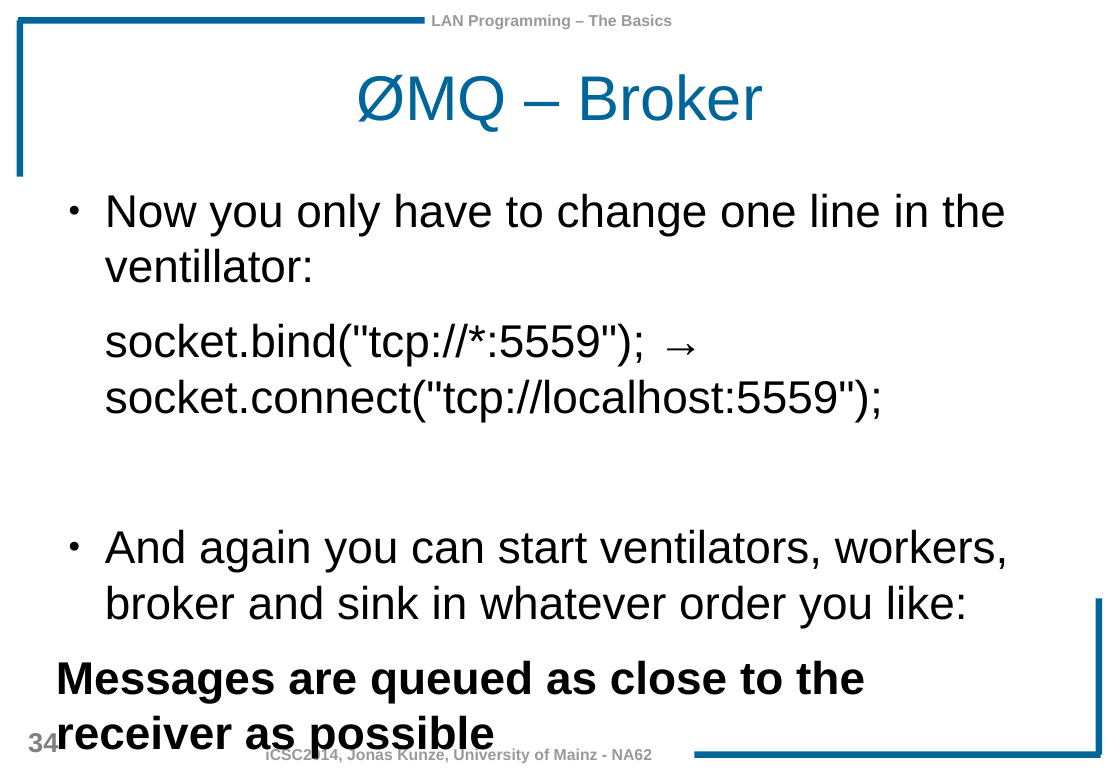
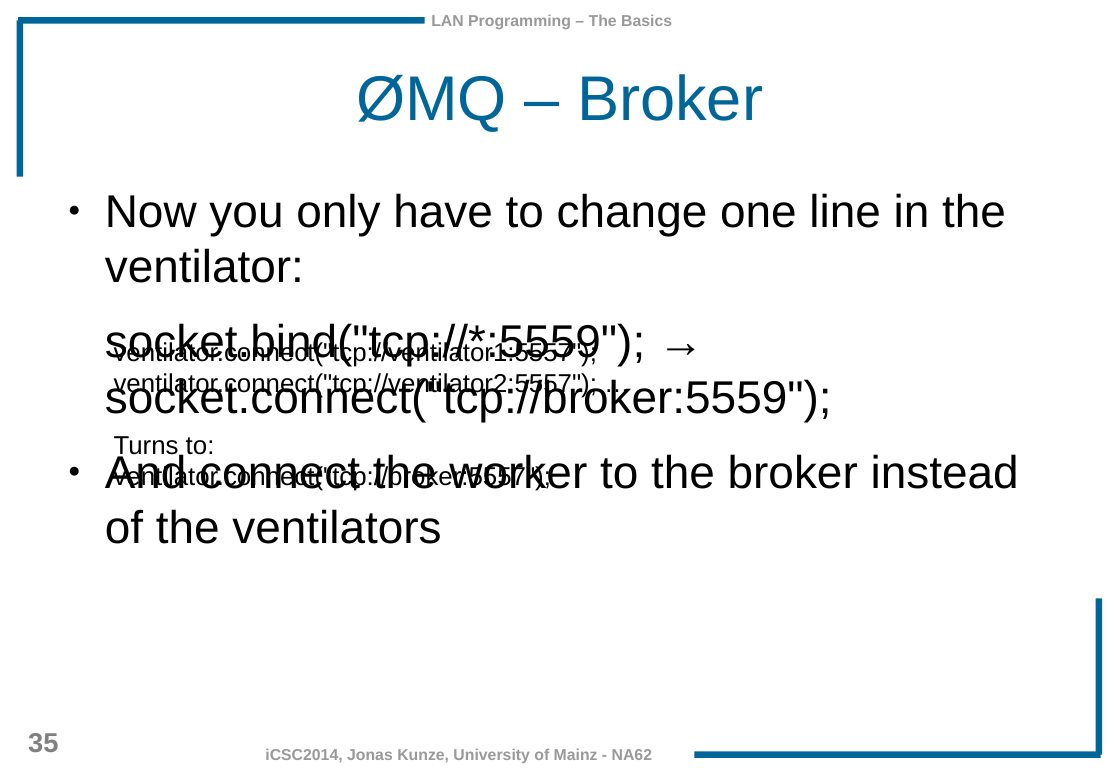
Before and after one commit to JonasKunze/icsc2014, a slide deck: slide 35 of iCSC-2014-Network-Libraries.odp (slide 34 before the commit). Drawn at 1120x775 pixels with LibreOffice and Linux fonts; fonts in the diff are those of the drawing; background and template pictures are left out. Boxes give left, top, right and bottom in pixels: in the first picture for what was removed or moved away, otherwise in the second. Text is boxed around its words. In the diff, an @@ line names an element or a change of style, - is before the commit and + after.

```diff
--- a/iCSC-2014-Network-Libraries.odp
+++ b/iCSC-2014-Network-Libraries.odp
@@ text at (105, 193, 1019, 544): text changed @@
-● Now you only have to change one line in the ventillator:
-socket.bind("tcp://*:5559"); → socket.connect("tcp://localhost:5559");
+● Now you only have to change one line in the ventilator:
+socket.bind("tcp://*:5559"); → socket.connect("tcp://broker:5559");
+● And connect the worker to the broker instead of the ventilators
@@ text added at (114, 340, 597, 491), 18 pt, text #000000 @@
+ventilator.connect("tcp://ventilator1:5557");
+ventilator.connect("tcp://ventilator2:5557"); …
+Turns to:
+ventilator.connect("tcp://broker:5557");
@@ page number at (28, 733, 58, 752): text changed @@
-34
+35
```
Also in this commit, not shown: 26 other slides changed, 1 slide added.
